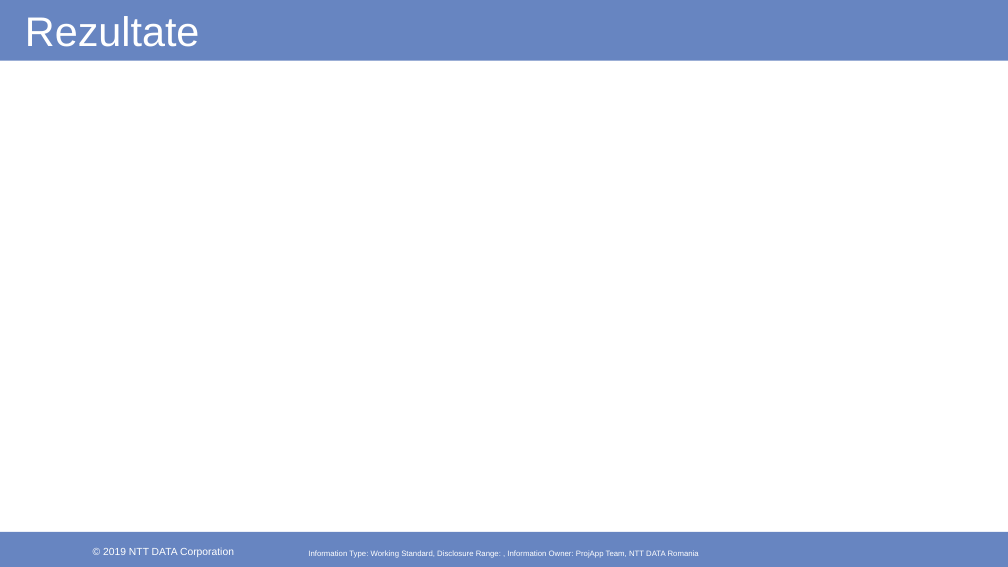
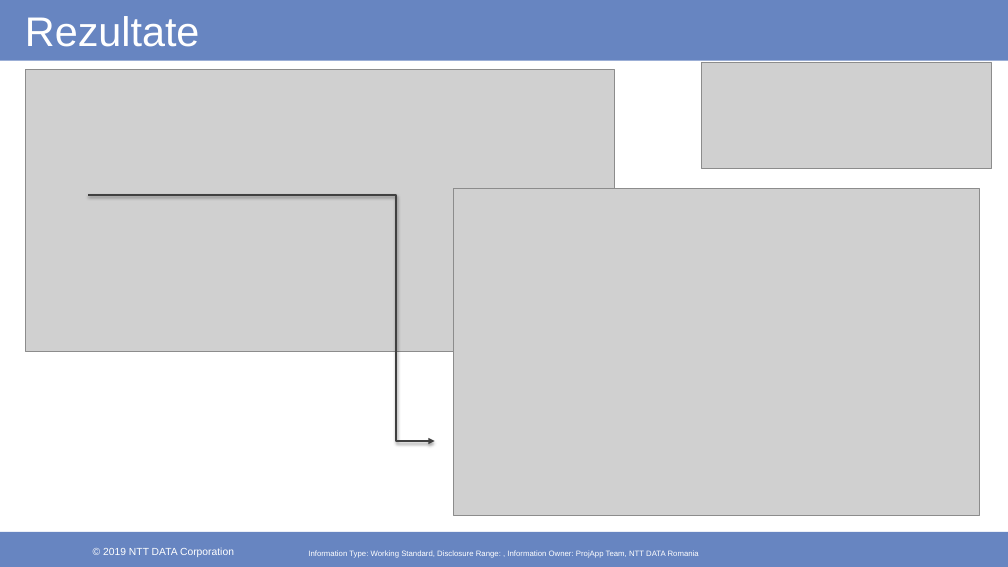
Before and after one commit to marianungureanu/ProjApp, a slide deck: slide 11 of ProjAppPresentation.pptx (slide 12 before the commit). Drawn at 1008x567 pixels with LibreOffice and Linux fonts; fonts in the diff are those of the drawing; grey boxes stand for pictures; background and template pictures are left out. Boxes give left, top, right and bottom in pixels: in the first picture for what was removed or moved away, otherwise in the second. Text is boxed around its words. In the diff, an @@ line names an element or a change of style, - is before the commit and + after.

```diff
--- a/ProjAppPresentation.pptx
+++ b/ProjAppPresentation.pptx
@@ picture added at [25,70,614,352] @@
@@ picture added at [702,63,991,169] @@
@@ elbow arrow added from (88, 195) to (435, 441), #404040 2 pt @@
@@ picture added at [454,188,979,515] @@
```
Also in this commit, not shown: 8 other slides changed, 22 slides added, 2 slides removed.
